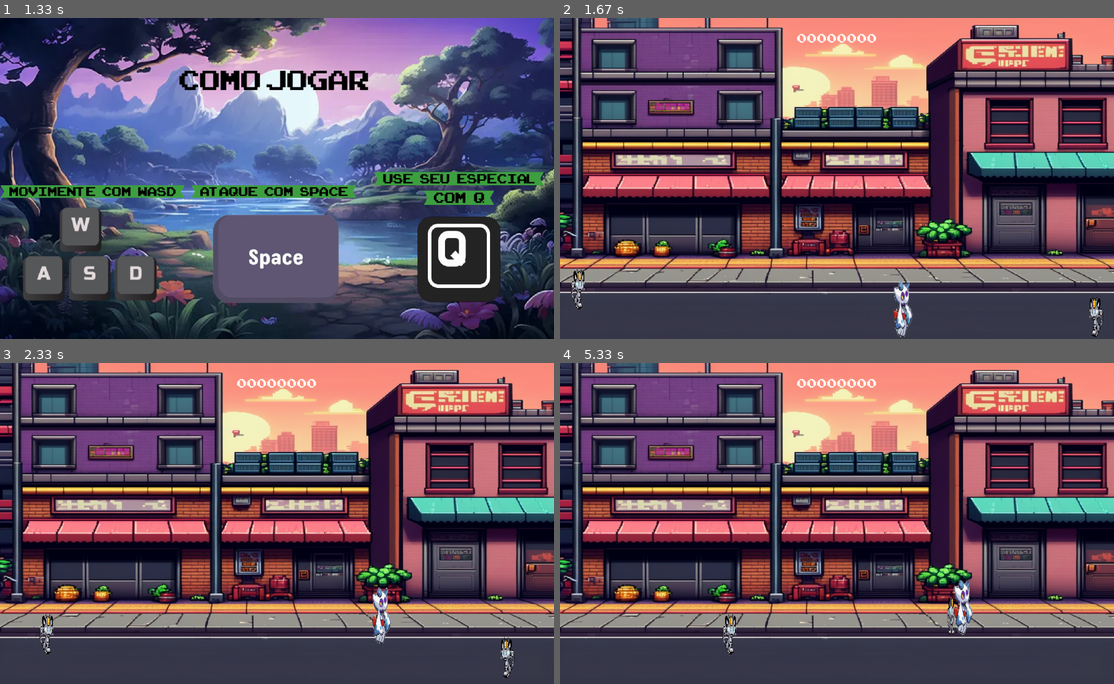
Above: before the commit, frames 1-4 (two rows, left to right).
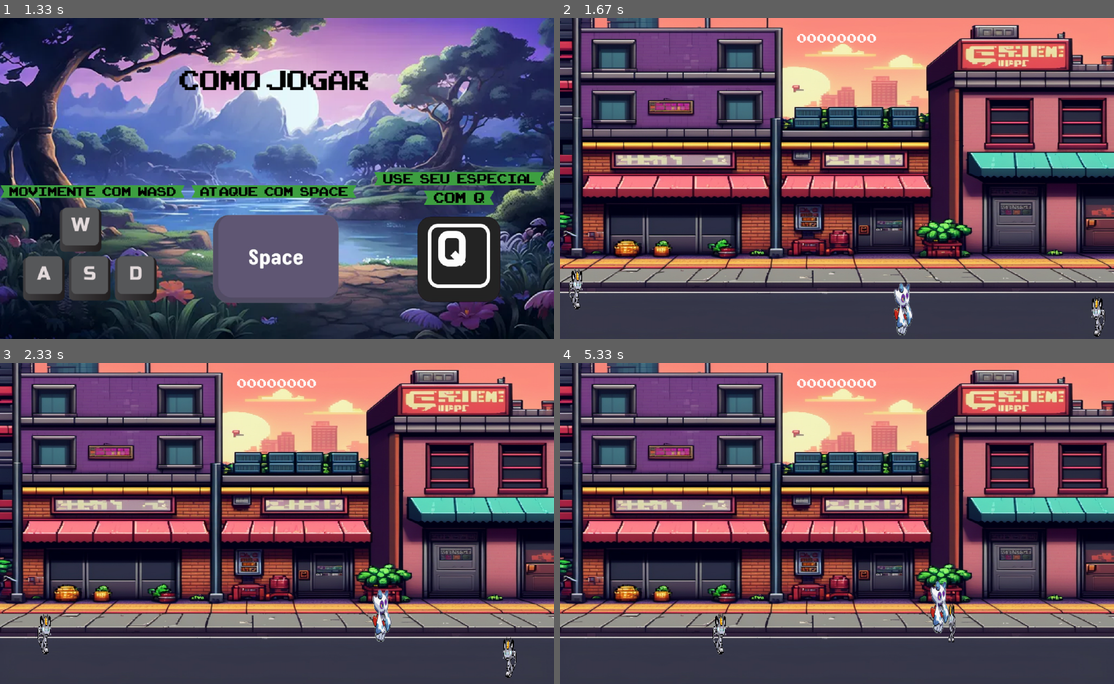
Above: after the commit, the same moments.

Repository: JPNoman/PyGame-Beat-Em-Up
Game: pygame game, started from jogo.py
The game is run twice, just before and just after one commit, with the same random seed, the same clock (stepped at 60 frames per second) and the same inputs.
Inputs:
- Up to frame 1 (1.33 s): tap Space at 0.33, 0.67 s; hold Space from 1 s (still down)
- Up to frame 2 (1.67 s): release Space at 1.47 s; hold D from 1.5 s (still down)
- Up to frame 3 (2.33 s): release D at 1.97 s; hold W 2-2.3 s
- Up to frame 4 (5.33 s): hold D 2.33-2.8 s; hold A 2.83-3.37 s; hold S 3.4-3.7 s; hold A 3.73-4.13 s; hold W 4.17-4.53 s; hold D 4.57-5.2 s

Frame 1 is identical in both runs. In frame 2, 0.7% of the frame differs, in the area x 1-99%, y 77-100%; in frame 3, 0.8%; in frame 4, 1.3%, in the area x 27-75%, y 67-91%.

Commit message:
correção de erros

Diff:
--- a/jogo.py
+++ b/jogo.py
@@ -334,7 +334,6 @@
             self.last_update = pygame.time.get_ticks()
             self.frame_rate = 100  # Troca de frame a cada 100 ms (ajuste conforme necessário)
 # Classe que representa uma colisão com inimigo
-# Classe que representa uma colisão com inimigo
 class Explosion(pygame.sprite.Sprite):
     # Construtor da classe.
     def __init__(self, center, assets, death_sheet):
@@ -419,8 +418,11 @@
 
             if event.type == pygame.KEYUP:
                 if event.key == pygame.K_SPACE:
-                        state = INSTR
-                        running = False
+                    state = INSTR
+                    running = False
+                if event.key == pygame.K_ESCAPE:
+                    state = QUIT
+                    running = False
 
         # A cada loop, redesenha o fundo e os sprites
         screen.fill(BLACK)
@@ -455,8 +457,11 @@
 
             if event.type == pygame.KEYUP:
                 if event.key == pygame.K_SPACE:
-                        state = INSTR2
-                        running = False
+                    state = INSTR2
+                    running = False
+                if event.key == pygame.K_ESCAPE:
+                    state = QUIT
+                    running = False
 
         # A cada loop, redesenha o fundo e os sprites
         screen.fill(BLACK)
@@ -491,8 +496,11 @@
 
             if event.type == pygame.KEYUP:
                 if event.key == pygame.K_SPACE:
-                        state = GAME
-                        running = False
+                    state = GAME
+                    running = False
+                if event.key == pygame.K_ESCAPE:
+                    state = QUIT
+                    running = False
 
         # A cada loop, redesenha o fundo e os sprites
         screen.fill(BLACK)
@@ -663,39 +671,41 @@
                             game = False
 
             # Verifica se houve colisão entre tiro e meteoro
-            hits = pygame.sprite.groupcollide(enemies, all_attacks, True, False)
-            for meteor in hits: # As chaves são os elementos do primeiro grupo (meteoros) que colidiram com alguma bala
-                # O meteoro e destruido e precisa ser recriado
-                # assets['destroy_sound'].play()
-                m = Enemy(assets['Meowth'], assets['Meowth'], jogador)
-                all_sprites.add(m)
-                enemies.add(m)
-
-                # No lugar do meteoro antigo, adicionar uma explosão.
-
-                explosao = Explosion(meteor.rect.center, assets, death_sheet=assets['death'])
-                all_sprites.add(explosao)
-
-
-            # Verifica se houve colisão entre nave e meteoro
-            hits = pygame.sprite.spritecollide(jogador, enemies, True)
-            if len(hits) > 0:
-                # Toca o som da colisão
-                #assets['boom_sound'].play()
-                time.sleep(5) # Precisa esperar senão fecha
-
-                game = False
-    # ----- Gera saídas
-    all_sprites.update()
-    window.fill((0, 0, 0))  # Preenche com a cor preta
-    window.blit(image, (0, 0))
-    all_sprites.draw(window)
-    # Desenha o score
-    pontos = assets['score_font'].render("{:08d}".format(score), True, WHITE)
-    text_rect = pontos.get_rect()
-    text_rect.midtop = ((altura / 2),  45)
-    window.blit(pontos, text_rect)
-    pygame.display.update()  # Mostra o novo frame para o jogador
+        hits = pygame.sprite.groupcollide(enemies, all_attacks, True, False)
+        for meteor in hits: # As chaves são os elementos do primeiro grupo (meteoros) que colidiram com alguma bala
+            # O meteoro e destruido e precisa ser recriado
+            # assets['destroy_sound'].play()
+            m = Enemy(assets['Meowth'], assets['Meowth'], jogador)
+            all_sprites.add(m)
+            enemies.add(m)
+
+            # No lugar do meteoro antigo, adicionar uma explosão.
+
+            explosao = Explosion(meteor.rect.center, assets, death_sheet=assets['death'])
+            all_sprites.add(explosao)
+
+
+        # Verifica se houve colisão entre nave e meteoro
+        hits = pygame.sprite.spritecollide(jogador, enemies, True)
+        if len(hits) > 0:
+            # Toca o som da colisão
+            #assets['boom_sound'].play()
+            time.sleep(5) # Precisa esperar senão fecha
+
+            game = False
+        # ----- Gera saídas
+        all_sprites.update()
+        window.fill((0, 0, 0))  # Preenche com a cor preta
+        window.blit(image, (0, 0))
+        all_sprites.draw(window)
+        # Desenha o score
+        pontos = assets['score_font'].render("{:08d}".format(score), True, WHITE)
+        text_rect = pontos.get_rect()
+        text_rect.midtop = ((altura / 2),  45)
+        window.blit(pontos, text_rect)
+        pygame.display.update()  # Mostra o novo frame para o jogador
+    elif state == QUIT:
+        pygame.quit()
 # Fecha o jogo
 
 pygame.quit()
